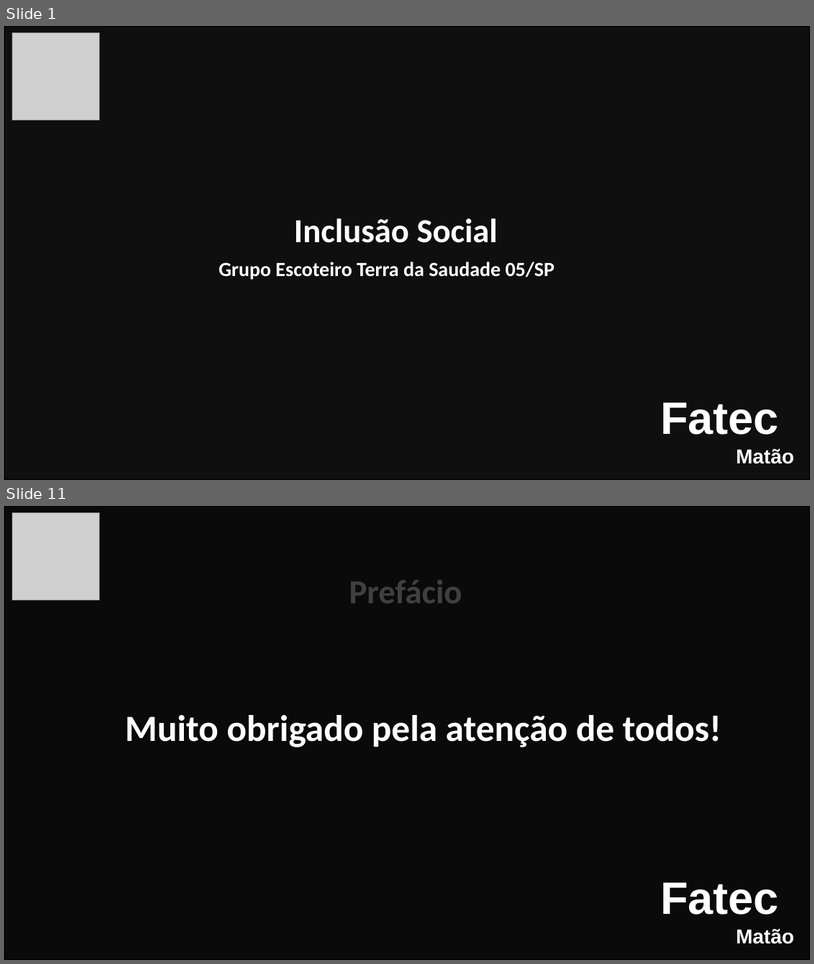
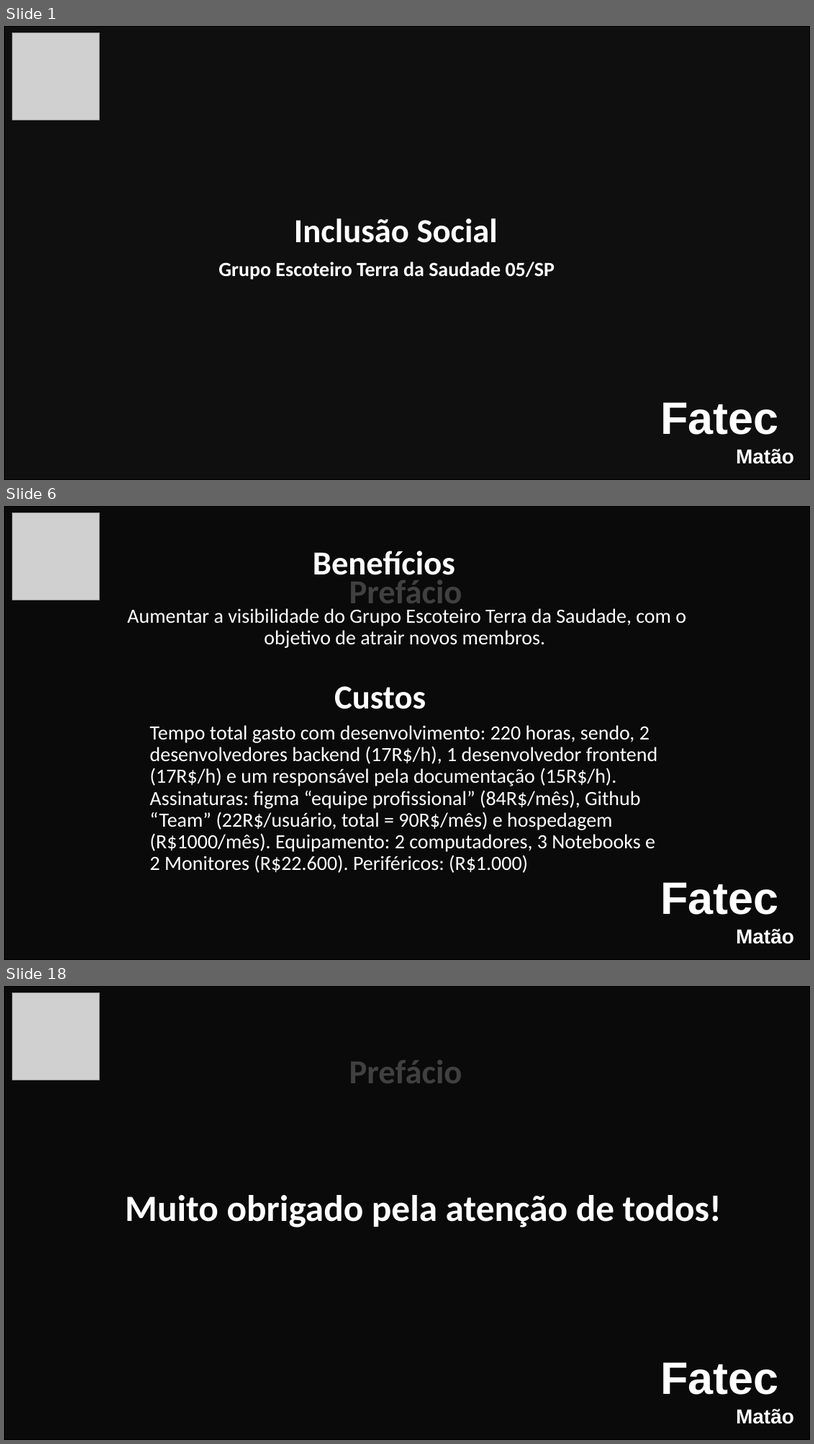
Before and after one commit to Interdisciplinary-Project/Documents, a slide deck: Apresentação-Projeto 13-06.pptx. Shown one above the other, each under a label of ours: slides 1 and 11 before the commit, slides 1, 6 and 18 after it; the slides between them are not shown. The pictures are 814x964 and 814x1444 pixels, drawn with LibreOffice and Linux fonts; fonts in the diff are those of the drawing; grey boxes stand for pictures; background and template pictures are left out; a plain dark background stands for a picture behind light text. Boxes give left, top, right and bottom in pixels: in the first picture for what was removed or moved away, otherwise in the second. Text is boxed around its words. In the diff, an @@ line names an element or a change of style, - is before the commit and + after.

```diff
--- a/Apresentação-Projeto 13-06.pptx
+++ b/Apresentação-Projeto 13-06.pptx
@@ slide 6 added at [4, 506, 810, 960], background picture (left out) @@
@@ rectangle added at [4, 506, 810, 960], fill #000000 at 75% opacity, outline #000000 1.5 pt @@
@@ picture added at [13, 512, 100, 600] @@
@@ text added at [313, 551, 455, 583], 40 pt, text #FFFFFF, bold @@
+Benefícios
@@ text added at [350, 580, 463, 612], 40 pt, text #FFFFFF, bold @@
+Prefácio
@@ subtitle added at [127, 608, 687, 648], 24 pt, text #FFFFFF @@
+Aumentar a visibilidade do Grupo Escoteiro Terra da Saudade, com o objetivo de atrair novos membros.
@@ text added at [334, 686, 426, 709], 40 pt, text #FFFFFF, bold @@
+Custos
@@ text added at [150, 725, 658, 872], 24 pt, text #FFFFFF @@
+Tempo total gasto com desenvolvimento: 220 horas, sendo, 2 desenvolvedores backend (17R$/h), 1 desenvolvedor frontend (17R$/h) e um responsável pela documentação (15R$/h). Assinaturas: figma “equipe profissional” (84R$/mês), Github “Team” (22R$/usuário, total = 90R$/mês) e hospedagem (R$1000/mês). Equipamento: 2 computadores, 3 Notebooks e 2 Monitores (R$22.600). Periféricos: (R$1.000)
@@ text added at [661, 882, 795, 944], 54 pt, text #FFFFFF, bold @@
+Fatec
+Matão
@@ what was slide 11 is now slide 18 @@
```
Also in this commit, not shown: 9 slides changed, 6 other slides added.
